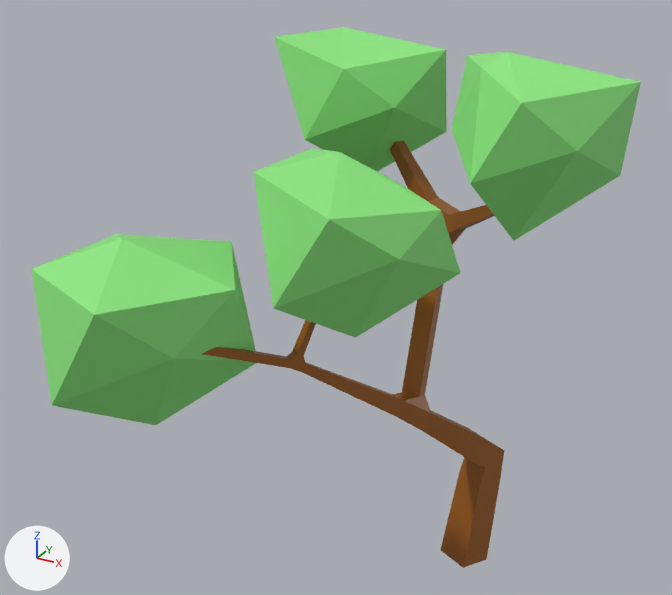
Two versions of the glTF model src/models/tree.glb, one commit apart.
Before and after are seen from a 50 mm lens placed at (1.04, -3.99, 3.89), pointed at (-1.12, -0.07, 1.93). Lighting does not change. The marker at lower left points along +X, +Y and +Z. Where no turn or scale is listed for an object, it has been applied to the vertices.

Before the edit, the objects in view are built like this:
```python
ob_cube = bpy.data.objects.new('Cube', me_cube_001)
ob_cube.location = (0.0, 0.0, 0.0)
ob_icosphere = bpy.data.objects.new('Icosphere', me_icosphere)
ob_icosphere.location = (-1.749, 2.719, 1.279)
ob_icosphere_001 = bpy.data.objects.new('Icosphere.001', me_icosphere_001)
ob_icosphere_001.location = (-0.388, 3.946, 2.096)
ob_icosphere_002 = bpy.data.objects.new('Icosphere.002', me_icosphere_002)
ob_icosphere_002.location = (-1.49, 4.372, 2.096)
ob_icosphere_003 = bpy.data.objects.new('Icosphere.003', me_icosphere_003)
ob_icosphere_003.location = (-0.969, 3.354, 1.673)
```
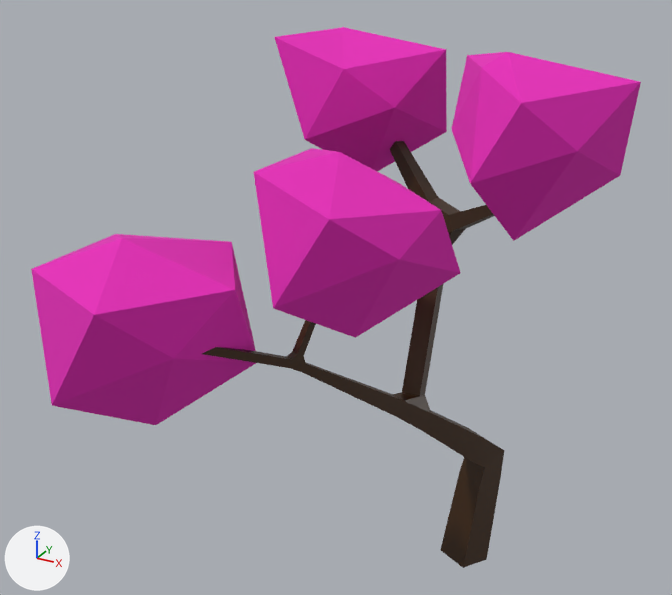
What the commit changed:
Material 'Material.001' (mat_material_001) changes colour from brown #95570f to brown #3c2306; in linear values from (0.302, 0.0951, 0.00494) to (0.0454, 0.0168, 0.00188).
Material 'Material.003' (mat_material_003) changes colour from green #8de77f to pink #e72cbb; in linear values from (0.267, 0.8, 0.214) to (0.801, 0.025, 0.496).

Where the change shows, as pixel boxes [x1, y1, x2, y2] in the pictures (672 x 595 px):
'Icosphere', recoloured (green to pink): [31, 234, 256, 425] in both
'Icosphere.003', recoloured (green to pink): [254, 148, 461, 338] in both
'Icosphere.001', recoloured (green to pink): [452, 52, 641, 241] in both
'Icosphere.002', recoloured (green to pink): [274, 27, 447, 171] in both
'Cube', recoloured: [202, 141, 504, 568] in both
